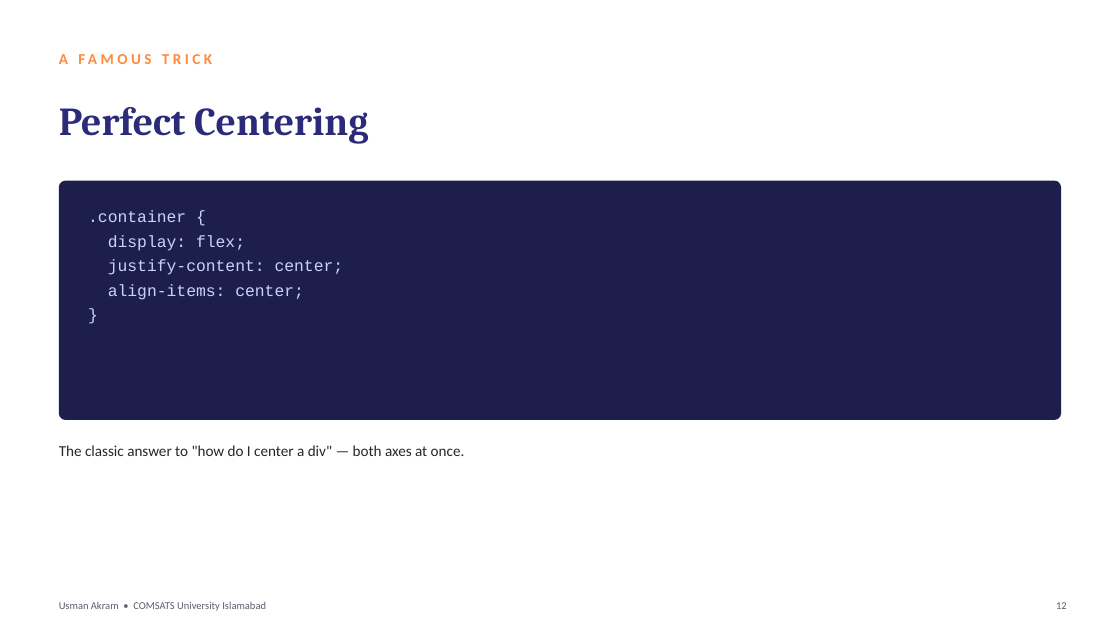
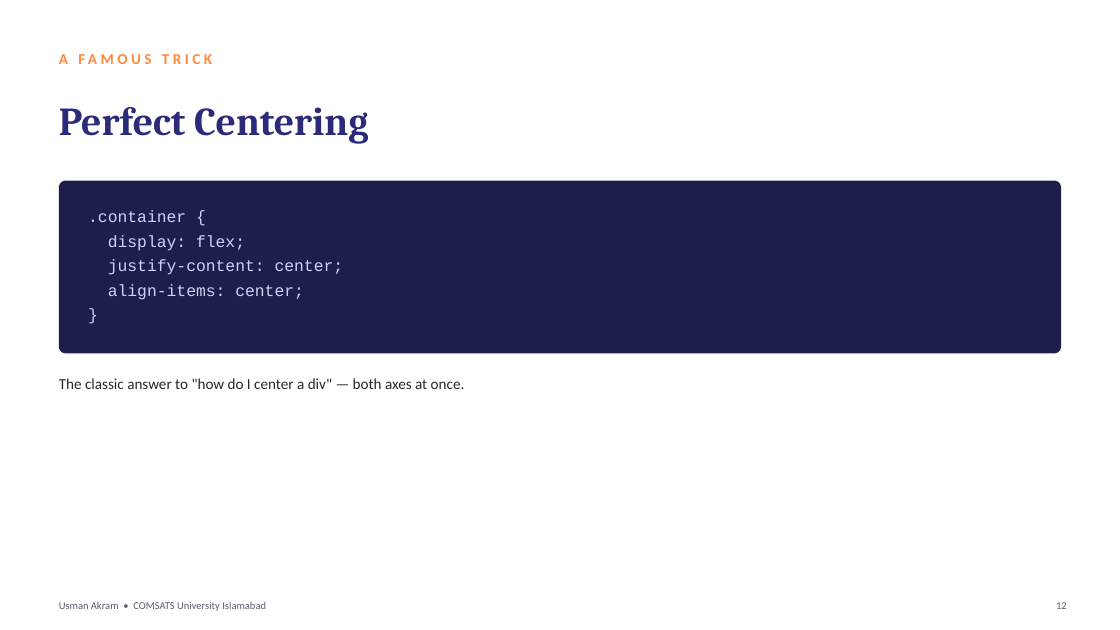
Before and after one commit to mua22/mern-web-book, a slide deck: slide 12 of slides/CSC336-Lecture-09-Flexbox-and-Grid-Layout.pptx. Drawn at 1120x630 pixels with LibreOffice and Linux fonts; fonts in the diff are those of the drawing. Boxes give left, top, right and bottom in pixels: in the first picture for what was removed or moved away, otherwise in the second. Text is boxed around its words. In the diff, an @@ line names an element or a change of style, - is before the commit and + after.

```diff
--- a/slides/CSC336-Lecture-09-Flexbox-and-Grid-Layout.pptx
+++ b/slides/CSC336-Lecture-09-Flexbox-and-Grid-Layout.pptx
@@ rounded rectangle resized from (x1=59, y1=181, x2=1061, y2=420) to (x1=59, y1=181, x2=1061, y2=354) @@
@@ rounded rectangle at (x1=59, y1=181, x2=1061, y2=354): proportions changed @@
@@ text "The classic answer to "how ..." moved from (x1=59, y1=445, x2=465, y2=456) to (x1=59, y1=378, x2=465, y2=389) @@
```
Also in this commit, not shown: 14 other slides changed, 2 other files.
